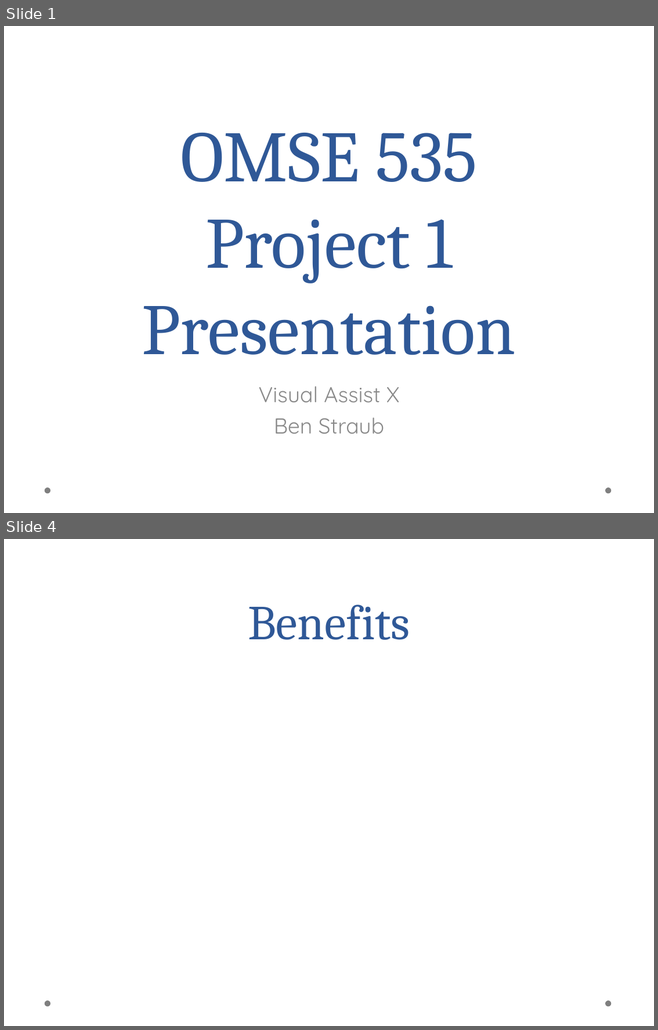
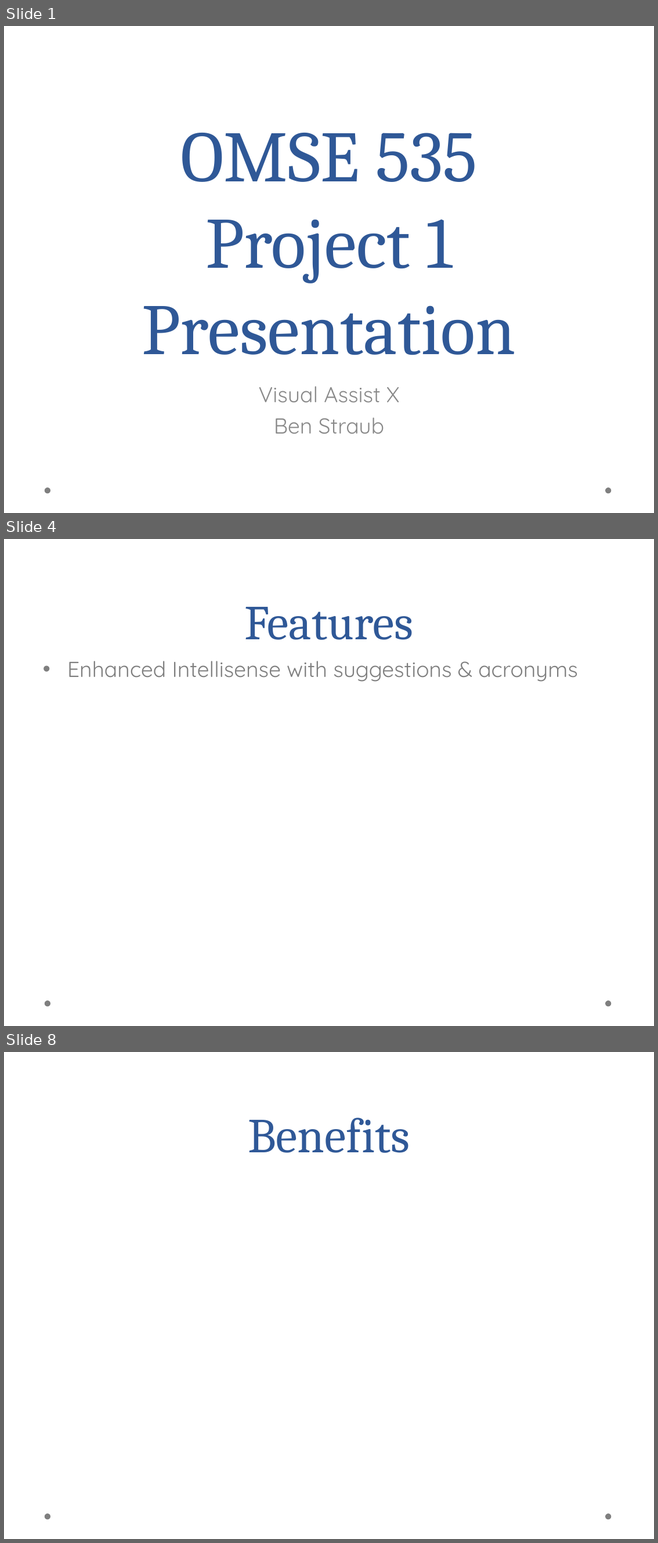
Before and after one commit to aayanqazi/OMSE, a slide deck: 535/Project1Template.ppt. Shown one above the other, each under a label of ours: slides 1 and 4 before the commit, slides 1, 4 and 8 after it; the slides between them are not shown. The pictures are 658x1030 and 658x1543 pixels, drawn with LibreOffice and Linux fonts; fonts in the diff are those of the drawing; background and template pictures are left out. Boxes give left, top, right and bottom in pixels: in the first picture for what was removed or moved away, otherwise in the second. Text is boxed around its words. In the diff, an @@ line names an element or a change of style, - is before the commit and + after.

```diff
--- a/535/Project1Template.ppt
+++ b/535/Project1Template.ppt
@@ slide 4 added at bbox=[4, 539, 654, 1026], background picture (left out); not listed: 2 template elements that a slide beside it also shows @@
@@ title added at bbox=[244, 607, 413, 640], 54 pt, text #2F5897 @@
+Features
@@ text added at bbox=[67, 661, 578, 682], 24 pt, text #7F7F7F @@
+• Enhanced Intellisense with suggestions & acronyms
@@ what was slide 4 is now slide 8 @@
```
Also in this commit, not shown: 1 slide changed, 5 other slides added, 2 slides removed.
